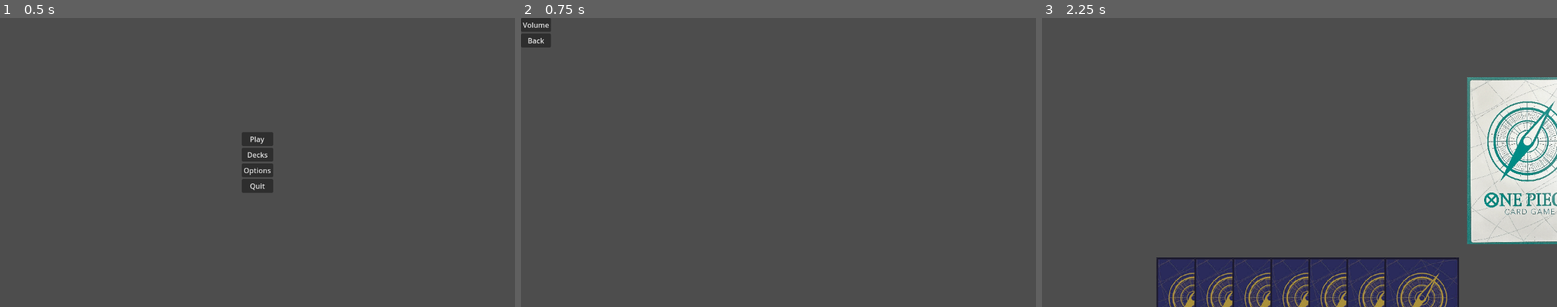
Above: before the commit, frames 1-3 (left to right).
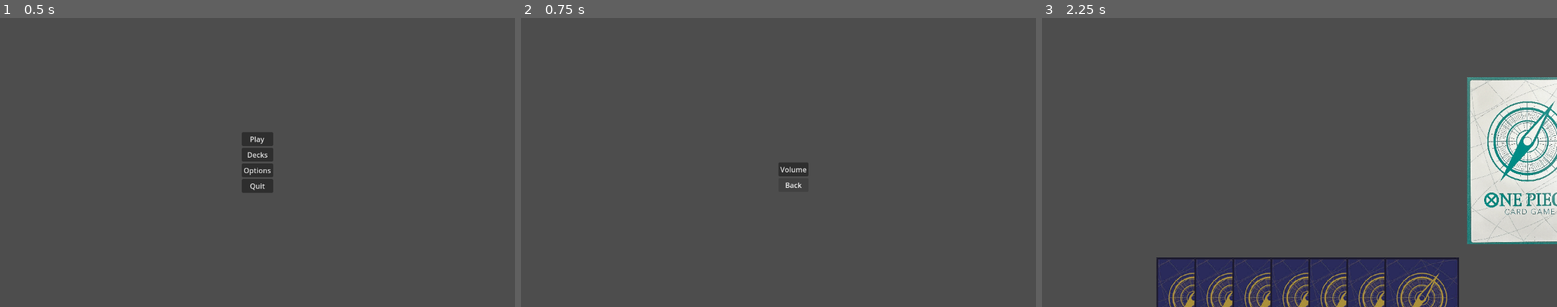
Above: after the commit, the same moments.

Repository: jarod137/OPTCGSIM
Game: Godot game, scene res://Scenes/Menu/menu.tscn
Two runs of this game, one before a commit and one after it. Both use one fixed random seed, a clock stepped at 60 frames per second and the inputs below.
Inputs:
- Up to frame 1 (0.5 s): no input
- Up to frame 2 (0.75 s): click "Options" at 0.5 s
- Up to frame 3 (2.25 s): click "Back" at 1.25 s; click "Play" at 2 s

Frame 1 is identical in both runs. In frame 2, 0.8% of the frame differs, in the area x 0-56%, y 0-59%; in frame 3, nothing differs.

Commit message:
trying to get 3d to work

Diff:
--- /dev/null
+++ b/Scenes/Board/board.gd
@@ -0,0 +1,101 @@
+extends Node3D
+
+# Make sure to point to the actual scene files (.tscn) for card and zone instances.
+const CARD_SCENE_PATH = "res://Scenes/Board/card_3d.tscn" # Update this to point to the .tscn file
+const ZONE_PATHS = {
+	"HandZone": "res://Scenes/Board/hand_zone.tscn",
+	"DeckZone": "res://Scenes/Board/deck_zone.tscn",
+	"TrashZone": "res://Scenes/Board/trash_zone.tscn",
+	"CharacterZone": "res://Scenes/Board/character_zone.tscn",
+	"LifeZone": "res://Scenes/Board/life_zone.tscn",
+	"LeaderZone": "res://Scenes/Board/leader_zone.tscn",
+	"DonDeckZone": "res://Scenes/Board/don_deck_zone.tscn",
+	"DonZone": "res://Scenes/Board/don_zone.tscn"
+}
+
+var player1
+var player2
+var center
+var turn_manager = 1
+
+func _ready():
+	# Find the Player and Center nodes
+	player1 = $Player1
+	player2 = $Player2
+	center = $Center
+
+	# Setup each player's zones based on the structure
+	if player1 and player2 and center:
+		setup_zones(player1)
+		setup_zones(player2)
+
+		# Populate each player's deck with cards
+		initialize_deck(player1, 5)
+		initialize_deck(player2, 5)
+	else:
+		print("Error: Player or Center nodes are not found!")
+
+# Function to set up zones for a player
+
+func setup_zones(player):
+	for zone_name in ZONE_PATHS.keys():
+		var zone_scene = load(ZONE_PATHS[zone_name])  # Use load for dynamic path resolution
+		if zone_scene:
+			var zone = zone_scene.instance()  # Instance the zone scene
+			player.add_child(zone)
+			zone.name = zone_name
+		else:
+			print("Error: Zone scene not found for", zone_name)
+
+
+
+# Function to initialize a deck with cards for each player
+func initialize_deck(player, num_cards):
+	var deck_zone = player.get_node("DeckZone")
+	if deck_zone:
+		for i in range(num_cards):
+			var card_instance = preload(CARD_SCENE_PATH).instance()  # Preload and instance the card scene
+
+			# Example data for each card, ideally pulled from your card data file
+			var card_data = {
+				"id": i,
+				"name": "Example Card " + str(i),
+				"type": "Character",
+				"attack": randi() % 5 + 1,  # Random attack between 1 and 5
+				"defense": randi() % 5 + 1,  # Random defense between 1 and 5
+				"effect": null  # Define effect if applicable
+			}
+
+			card_instance.set_card_data(card_data)
+			deck_zone.add_child(card_instance)
+			position_card_in_zone(card_instance, deck_zone, i)
+	else:
+		print("Error: DeckZone not found in player!")
+
+# Position cards within each zone
+func position_card_in_zone(card_instance, zone, index):
+	var card_count = zone.get_child_count()
+	card_instance.translation = Vector3(index * 0.2 - (card_count - 1) * 0.1, 0, 0)  # Centering cards
+	card_instance.rotation_degrees = Vector3(0, 0, 0)
+
+# Example turn manager function
+func next_turn():
+	if turn_manager == 1:
+		draw_card(player1)
+		turn_manager = 2
+	else:
+		draw_card(player2)
+		turn_manager = 1
+
+# Function to draw a card from deck to hand
+func draw_card(player):
+	var deck_zone = player.get_node("DeckZone")
+	var hand_zone = player.get_node("HandZone")
+
+	if deck_zone and hand_zone and deck_zone.get_child_count() > 0:
+		var card = deck_zone.get_child(0)
+		deck_zone.remove_child(card)
+		hand_zone.add_child(card)
+		position_card_in_zone(card, hand_zone, hand_zone.get_child_count() - 1)
+	else:
+		print("Error: HandZone or DeckZone not found or empty!")
--- /dev/null
+++ b/Scenes/Board/board.tscn
@@ -0,0 +1,61 @@
+[gd_scene load_steps=3 format=3 uid="uid://qhdx7tj4vrx3"]
+
+[ext_resource type="Script" path="res://Scenes/Board/board.gd" id="1_0pltx"]
+[ext_resource type="Script" path="res://addons/card_3d/scripts/card_3d.gd" id="1_nkn14"]
+
+[node name="Board" type="Node3D"]
+script = ExtResource("1_0pltx")
+
+[node name="Player1" type="Node3D" parent="."]
+
+[node name="HandZone" type="Node3D" parent="Player1"]
+script = ExtResource("1_nkn14")
+
+[node name="DeckZone" type="Node3D" parent="Player1"]
+script = ExtResource("1_nkn14")
+
+[node name="TrashZone" type="Node3D" parent="Player1"]
+script = ExtResource("1_nkn14")
+
+[node name="CharacterZone" type="Node3D" parent="Player1"]
+script = ExtResource("1_nkn14")
+
+[node name="LifeZone" type="Node3D" parent="Player1"]
+script = ExtResource("1_nkn14")
+
+[node name="LeaderZone" type="Node3D" parent="Player1"]
+script = ExtResource("1_nkn14")
+
+[node name="DonDeckZone" type="Node3D" parent="Player1"]
+script = ExtResource("1_nkn14")
+
+[node name="DonZone" type="Node3D" parent="Player1"]
+script = ExtResource("1_nkn14")
+
+[node name="Player2" type="Node3D" parent="."]
+
+[node name="HandZone" type="Node3D" parent="Player2"]
+script = ExtResource("1_nkn14")
+
+[node name="DeckZone" type="Node3D" parent="Player2"]
+script = ExtResource("1_nkn14")
+
+[node name="TrashZone" type="Node3D" parent="Player2"]
+script = ExtResource("1_nkn14")
+
+[node name="CharacterZone" type="Node3D" parent="Player2"]
+script = ExtResource("1_nkn14")
+
+[node name="LifeZone" type="Node3D" parent="Player2"]
+script = ExtResource("1_nkn14")
+
+[node name="LeaderZone" type="Node3D" parent="Player2"]
+script = ExtResource("1_nkn14")
+
+[node name="DonDeckZone" type="Node3D" parent="Player2"]
+script = ExtResource("1_nkn14")
+
+[node name="DonZone" type="Node3D" parent="Player2"]
+script = ExtResource("1_nkn14")
+
+[node name="Center" type="Node3D" parent="."]
--- /dev/null
+++ b/Scenes/Board/card_3d.gd
@@ -0,0 +1,34 @@
+extends Node3D
+
+# Properties for card attributes
+@export var card_id: int = 0
+@export var card_name: String = ""
+@export var card_type: String = ""   # "Leader", "Character", "Event", etc.
+@export var attack: int = 0
+@export var defense: int = 0
+
+# Optional: Placeholder for card effect function
+var effect = null
+
+func _ready():
+	# Load card data if needed, or initialize based on assigned values
+	pass
+
+func set_card_data(card_data):
+	# Initialize card properties based on data passed in
+	card_id = card_data.get("id", 0)
+	card_name = card_data.get("name", "")
+	card_type = card_data.get("type", "")
+	attack = card_data.get("attack", 0)
+	defense = card_data.get("defense", 0)
+	effect = card_data.get("effect", null)
+
+	update_visuals()
+
+func update_visuals():
+	# Add code to adjust card appearance based on type or other properties
+	pass
+
+func activate_effect():
+	if effect:
+		effect.execute()  # Assuming each effect can be "executed" or activated; adapt as needed
--- /dev/null
+++ b/Scenes/Board/card_3d.tscn
@@ -0,0 +1,25 @@
+[gd_scene load_steps=5 format=3 uid="uid://b8o6mrdhvviht"]
+
+[ext_resource type="Script" path="res://Scenes/Board/card_3d.gd" id="1_ybd2c"]
+[ext_resource type="Texture2D" uid="uid://c32rpuxl0epcn" path="res://Assets/CardImages/1.png" id="2_76obx"]
+
+[sub_resource type="StandardMaterial3D" id="StandardMaterial3D_w72rj"]
+albedo_texture = ExtResource("2_76obx")
+
+[sub_resource type="PlaneMesh" id="PlaneMesh_ax8u8"]
+
+[node name="Card3D" type="Node3D"]
+transform = Transform3D(1, 0, 0, 0, 1, 0, 0, 0, 1, -0.26989, 0, 0.16668)
+script = ExtResource("1_ybd2c")
+
+[node name="BackOfCard" type="MeshInstance3D" parent="."]
+transform = Transform3D(1, 0, 0, 0, -4.37114e-08, -1, 0, 1, -4.37114e-08, 0.372357, 0.00645626, -0.400459)
+material_override = SubResource("StandardMaterial3D_w72rj")
+custom_aabb = AABB(0, 0, 0, 1, 1.5, 0)
+mesh = SubResource("PlaneMesh_ax8u8")
+
+[node name="FrontOfCard" type="MeshInstance3D" parent="."]
+transform = Transform3D(1, 0, 0, 0, -4.37114e-08, 1, 0, -1, -4.37114e-08, 0.372357, 0, -0.400459)
+material_override = SubResource("StandardMaterial3D_w72rj")
+custom_aabb = AABB(0, 0, 0, 1, 1.5, 0)
+mesh = SubResource("PlaneMesh_ax8u8")
--- /dev/null
+++ b/Scenes/Board/character_zone.tscn
@@ -0,0 +1,6 @@
+[gd_scene load_steps=2 format=3 uid="uid://dwlvoqm5hc8uj"]
+
+[ext_resource type="Script" path="res://addons/card_3d/scripts/card_3d.gd" id="1_lw44p"]
+
+[node name="CharacterZone" type="Node3D"]
+script = ExtResource("1_lw44p")
--- /dev/null
+++ b/Scenes/Board/deck_zone.tscn
@@ -0,0 +1,6 @@
+[gd_scene load_steps=2 format=3 uid="uid://dsiw56em2dllf"]
+
+[ext_resource type="Script" path="res://addons/card_3d/scripts/card_3d.gd" id="1_g86b6"]
+
+[node name="DeckZone" type="Node3D"]
+script = ExtResource("1_g86b6")
--- /dev/null
+++ b/Scenes/Board/don_deck_zone.tscn
@@ -0,0 +1,6 @@
+[gd_scene load_steps=2 format=3 uid="uid://8deef2ijq37"]
+
+[ext_resource type="Script" path="res://addons/card_3d/scripts/card_3d.gd" id="1_3ino3"]
+
+[node name="DonDeckZone" type="Node3D"]
+script = ExtResource("1_3ino3")
--- /dev/null
+++ b/Scenes/Board/don_zone.tscn
@@ -0,0 +1,6 @@
+[gd_scene load_steps=2 format=3 uid="uid://c5yqkog8q2u"]
+
+[ext_resource type="Script" path="res://addons/card_3d/scripts/card_3d.gd" id="1_7qptm"]
+
+[node name="DonZone" type="Node3D"]
+script = ExtResource("1_7qptm")
--- /dev/null
+++ b/Scenes/Board/hand_zone.tscn
@@ -0,0 +1,6 @@
+[gd_scene load_steps=2 format=3 uid="uid://cteo1qfhl7xb8"]
+
+[ext_resource type="Script" path="res://addons/card_3d/scripts/card_3d.gd" id="1_1t1ep"]
+
+[node name="HandZone" type="Node3D"]
+script = ExtResource("1_1t1ep")
--- /dev/null
+++ b/Scenes/Board/leader_zone.tscn
@@ -0,0 +1,6 @@
+[gd_scene load_steps=2 format=3 uid="uid://k4yunmk88203"]
+
+[ext_resource type="Script" path="res://addons/card_3d/scripts/card_3d.gd" id="1_xy5jo"]
+
+[node name="LeaderZone" type="Node3D"]
+script = ExtResource("1_xy5jo")
--- /dev/null
+++ b/Scenes/Board/life_zone.tscn
@@ -0,0 +1,6 @@
+[gd_scene load_steps=2 format=3 uid="uid://7jj0nsl3hbp6"]
+
+[ext_resource type="Script" path="res://addons/card_3d/scripts/card_3d.gd" id="1_edcln"]
+
+[node name="LifeZone" type="Node3D"]
+script = ExtResource("1_edcln")
--- /dev/null
+++ b/Scenes/Board/trash_zone.tscn
@@ -0,0 +1,6 @@
+[gd_scene load_steps=2 format=3 uid="uid://qmv8dwsynfu6"]
+
+[ext_resource type="Script" path="res://addons/card_3d/scripts/card_3d.gd" id="1_86qib"]
+
+[node name="TrashZone" type="Node3D"]
+script = ExtResource("1_86qib")
--- a/Scenes/Game/World.tscn
+++ b/Scenes/Game/World.tscn
@@ -12,8 +12,10 @@
 [node name="CardContainer" type="HBoxContainer" parent="UI"]
 anchors_preset = 9
 anchor_bottom = 1.0
-offset_right = 530.0
-offset_bottom = -512.0
+offset_left = 240.0
+offset_top = 507.0
+offset_right = 855.0
+offset_bottom = -5.0
 grow_vertical = 2
 theme_override_constants/separation = -20
 alignment = 1
@@ -48,10 +50,10 @@
 [node name="CardPlacement" type="Control" parent="UI"]
 layout_mode = 3
 anchors_preset = 0
-offset_left = 20.0
-offset_top = 25.0
-offset_right = 1108.0
-offset_bottom = 281.0
+offset_left = 25.0
+offset_top = 40.0
+offset_right = 1113.0
+offset_bottom = 296.0
 script = ExtResource("3_hp3cs")
 
 [node name="CardHolder" type="Node" parent="."]
--- a/Scenes/Options/options_menu.tscn
+++ b/Scenes/Options/options_menu.tscn
@@ -4,12 +4,16 @@
 
 [node name="Menu" type="Control"]
 layout_mode = 3
-anchors_preset = 15
-anchor_right = 1.0
-anchor_bottom = 1.0
+anchors_preset = 8
+anchor_left = 0.5
+anchor_top = 0.5
+anchor_right = 0.5
+anchor_bottom = 0.5
 grow_horizontal = 2
 grow_vertical = 2
+size_flags_horizontal = 4
 script = ExtResource("1_gfh4j")
+metadata/_edit_use_anchors_ = true
 
 [node name="MarginContainer" type="MarginContainer" parent="."]
 layout_mode = 0
@@ -18,6 +22,8 @@
 
 [node name="VBoxContainer" type="VBoxContainer" parent="MarginContainer"]
 layout_mode = 2
+size_flags_horizontal = 4
+size_flags_vertical = 4
 
 [node name="Volume" type="Button" parent="MarginContainer/VBoxContainer"]
 layout_mode = 2
--- a/project.godot
+++ b/project.godot
@@ -19,6 +19,11 @@
 Game="*res://Scripts/Global/Game.gd"
 GlobalAudioStreamPlayer="*res://Scripts/Global/audio_stream_player.tscn"
 
+[display]
+
+window/size/mode=3
+window/size/borderless=true
+
 [dotnet]
 
 project/assembly_name="New Game Project"
Binary file added: Assets/CardImages/1.png
Not shown, added: Assets/CardImages/1.png.import
Not shown: 3 places in example_battle/table.tscn that only renumber resources
